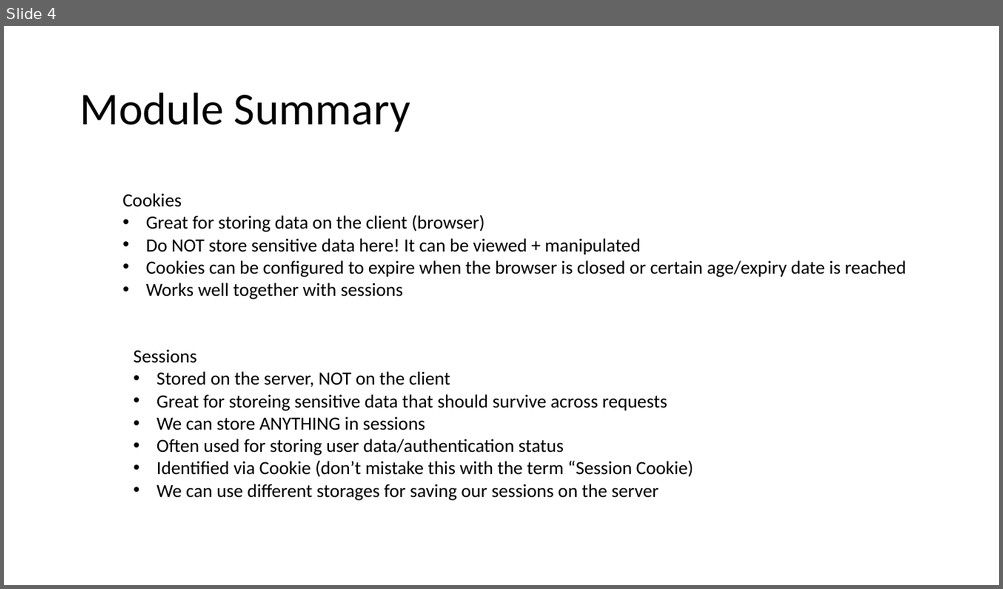
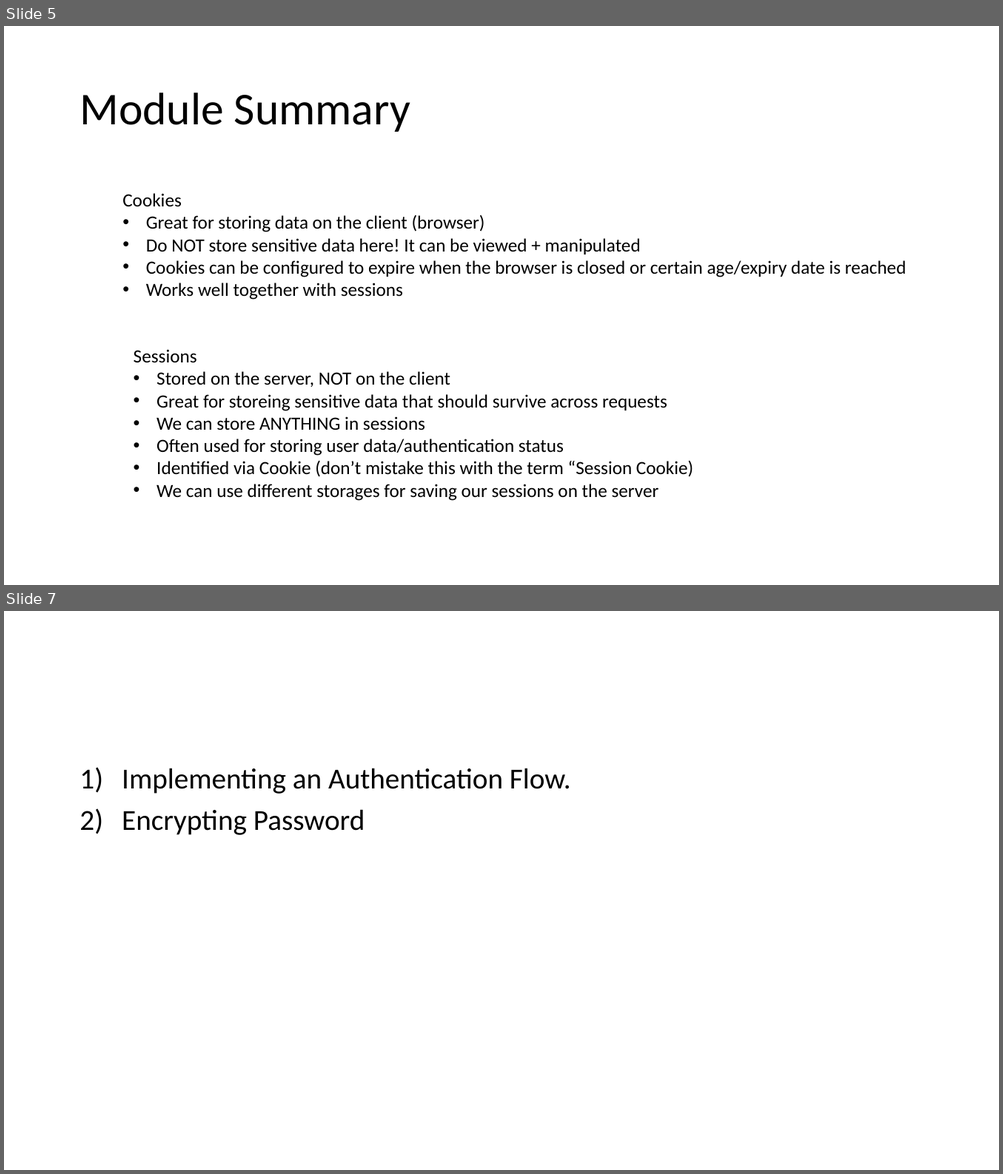
Before and after one commit to PiyushChaturvedii/batch03, a slide deck: Sessions & Cookies.pptx. Shown one above the other, each under a label of ours: slide 4 before the commit, slides 5 and 7 after it; the slides between them are not shown. The pictures are 1003x589 and 1003x1174 pixels, drawn with LibreOffice and Linux fonts; fonts in the diff are those of the drawing. Boxes give left, top, right and bottom in pixels: in the first picture for what was removed or moved away, otherwise in the second. Text is boxed around its words. In the diff, an @@ line names an element or a change of style, - is before the commit and + after.

```diff
--- a/Sessions & Cookies.pptx
+++ b/Sessions & Cookies.pptx
@@ slide 7 added at (x1=4, y1=611, x2=999, y2=1170), background #FFFFFF @@
@@ text added at (x1=122, y1=768, x2=571, y2=835), 28 pt, text #000000 @@
+1) Implementing an Authentication Flow.
+2) Encrypting Password
@@ what was slide 4 is now slide 5 @@
```
Also in this commit, not shown: 2 other slides added, 39 other files.
